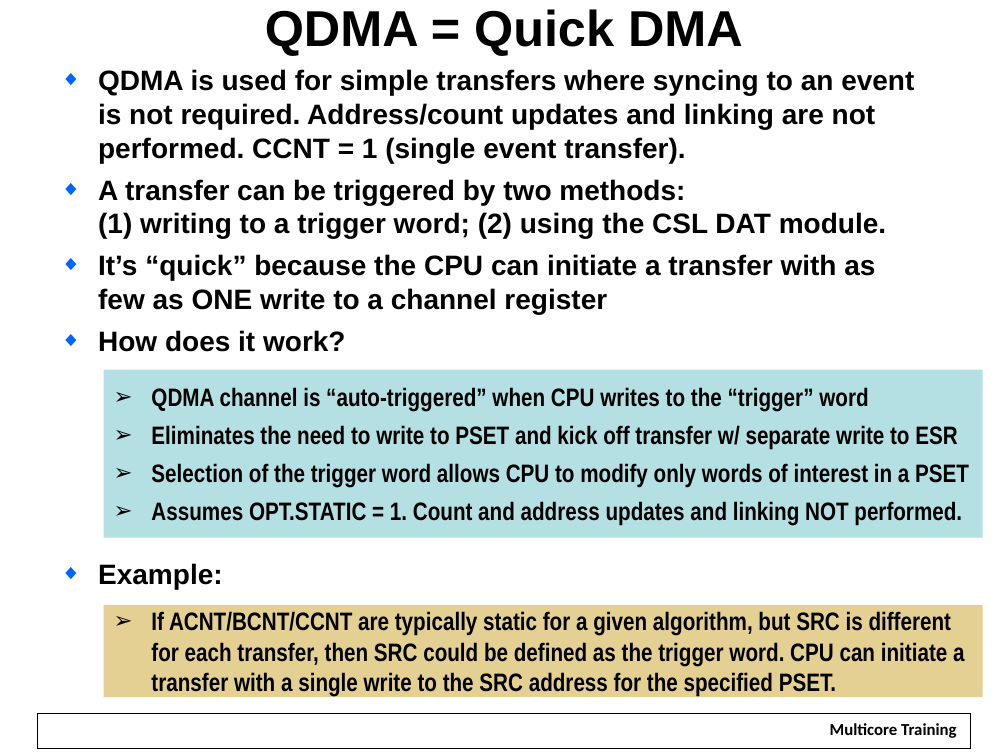
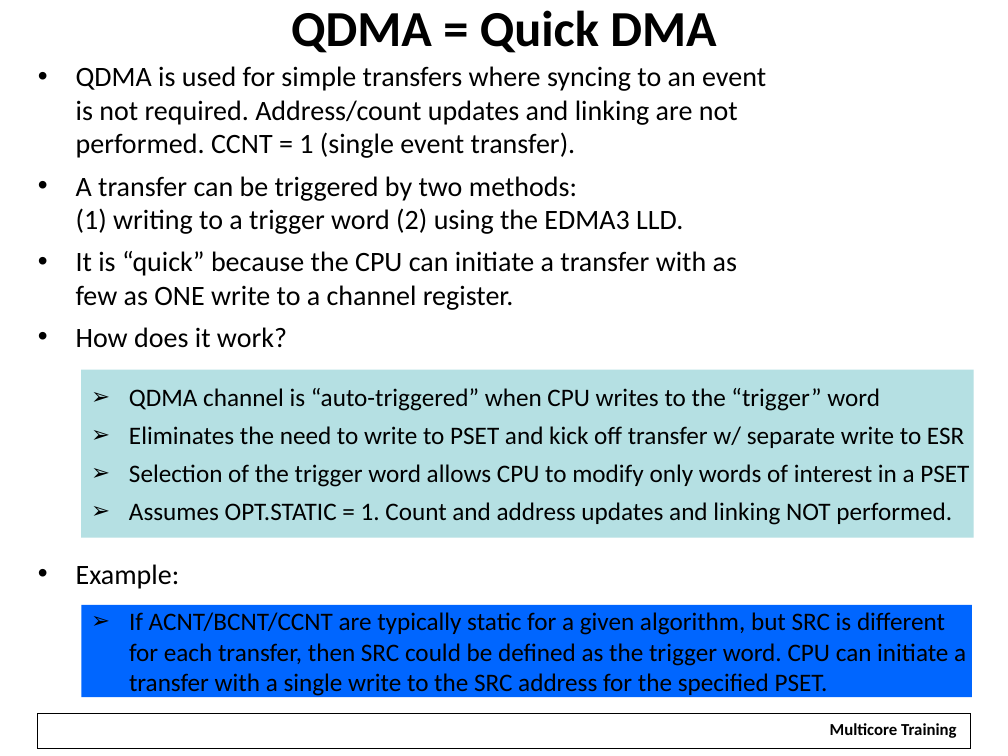
Before and after one commit to hari1989/keystone-workshop, a slide deck: slide 51 of slides/Intro to EDMA.pptx (slide 109 before the commit). Drawn at 1008x756 pixels with LibreOffice and Linux fonts; fonts in the diff are those of the drawing; background and template pictures are left out. Boxes give left, top, right and bottom in pixels: in the first picture for what was removed or moved away, otherwise in the second. Text is boxed around its words. In the diff, an @@ line names an element or a change of style, - is before the commit and + after.

```diff
--- a/slides/Intro to EDMA.pptx
+++ b/slides/Intro to EDMA.pptx
@@ title "QDMA = Quick DMA" at (x1=291, y1=10, x2=716, y2=53): font Arial to Calibri @@
@@ text "QDMA is used for simple ..." moved from (x1=98, y1=69, x2=914, y2=352) to (x1=76, y1=66, x2=766, y2=348) @@
@@ text at (x1=76, y1=66, x2=766, y2=348): font Arial to Calibri, bold off in "QDMA is used for simple transfers where ...", "How does it work?"; bullet ◆ to • @@
@@ text at (x1=76, y1=176, x2=737, y2=310): text changed; font Arial to Calibri; bold off @@
-◆ A transfer can be triggered by two methods:
-  (1) writing to a trigger word; (2) using the CSL DAT module.
-◆ It’s “quick” because the CPU can initiate a transfer with as
-  few as ONE write to a channel register
+• A transfer can be triggered by two methods:
+  (1) writing to a trigger word (2) using the EDMA3 LLD.
+• It is “quick” because the CPU can initiate a transfer with as
+  few as ONE write to a channel register.
@@ rectangle "QDMA channel is “auto-triggered” when ..." resized from (x1=104, y1=370, x2=983, y2=538) to (x1=82, y1=370, x2=974, y2=538) @@
@@ rectangle "QDMA channel is “auto-triggered” when ..." at (x1=82, y1=370, x2=974, y2=538): font Arial Narrow to Calibri, bold off @@
@@ text "Example:" moved from (x1=98, y1=563, x2=223, y2=589) to (x1=76, y1=564, x2=180, y2=589) @@
@@ text "Example:" at (x1=76, y1=564, x2=180, y2=589): font Arial to Calibri, bold off; bullet ◆ to • @@
@@ rectangle "If ACNT/BCNT/CCNT are typically static ..." resized from (x1=104, y1=605, x2=983, y2=698) to (x1=82, y1=605, x2=973, y2=698) @@
@@ rectangle "If ACNT/BCNT/CCNT are typically static ..." at (x1=82, y1=605, x2=973, y2=698): font Arial Narrow to Calibri, bold off; fill #E5D093 to #0066FF @@
```
Also in this commit, not shown: 30 other slides changed, 26 slides added, 90 slides removed.
